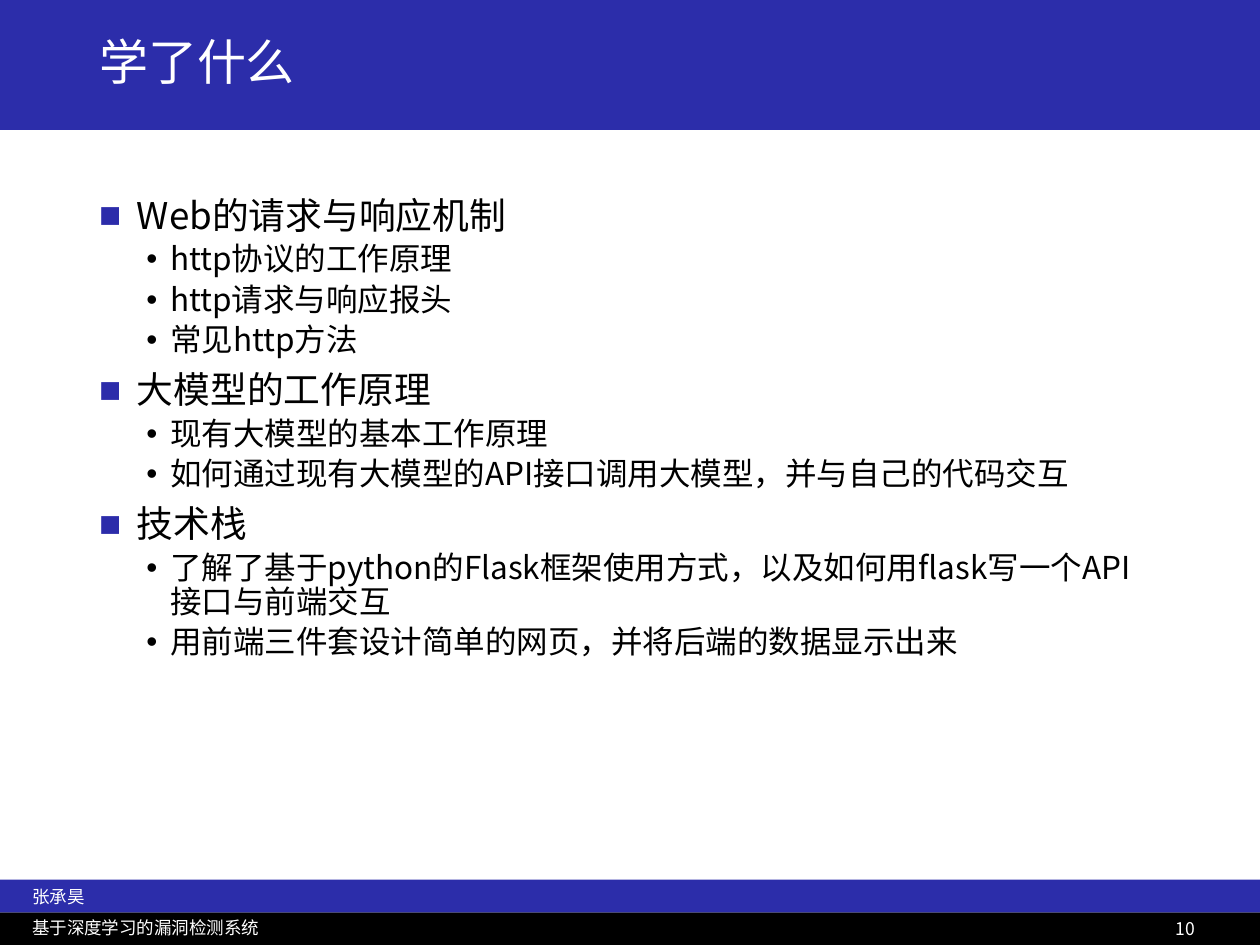
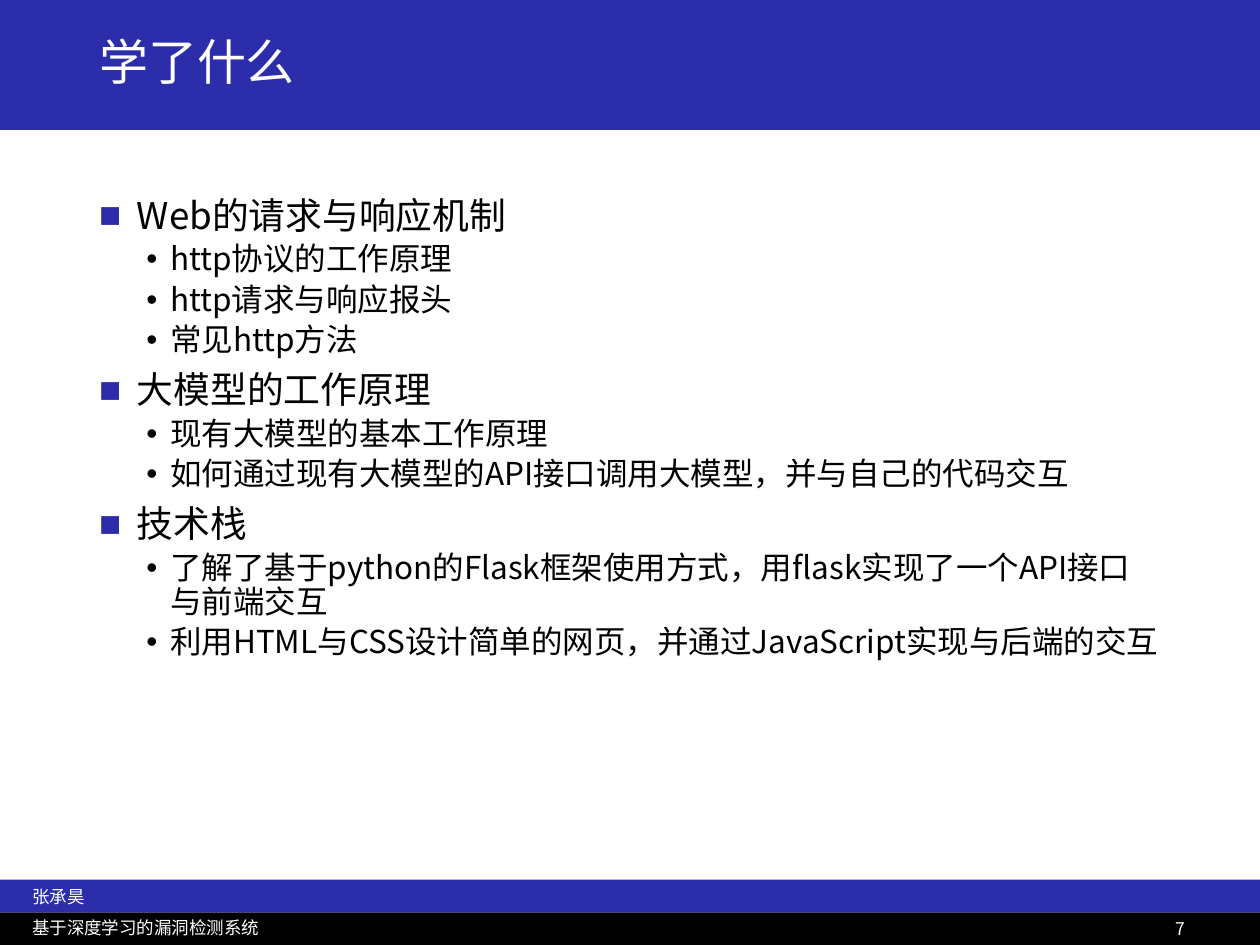
Before and after one commit to IzayoiSakuye/DLwvs, a slide deck: slide 7 of 答辩ppt.pptx (slide 10 before the commit). Drawn at 1260x945 pixels with LibreOffice and Linux fonts; fonts in the diff are those of the drawing. Boxes give left, top, right and bottom in pixels: in the first picture for what was removed or moved away, otherwise in the second. Text is boxed around its words. In the diff, an @@ line names an element or a change of style, - is before the commit and + after.

```diff
--- a/答辩ppt.pptx
+++ b/答辩ppt.pptx
@@ text at [170,552,1158,661]: text changed @@
-  • 了解了基于python的Flask框架使用方式，以及如何用flask写一个API接口与前端交互
-  • 用前端三件套设计简单的网页，并将后端的数据显示出来
+  • 了解了基于python的Flask框架使用方式，用flask实现了一个API接口与前端交互
+  • 利用HTML与CSS设计简单的网页，并通过JavaScript实现与后端的交互
@@ page number at [1175,922,1185,935]: text changed @@
-10
+7
```
Also in this commit, not shown: 5 other slides changed, 1 slide added, 1 slide removed, 9 other files.
